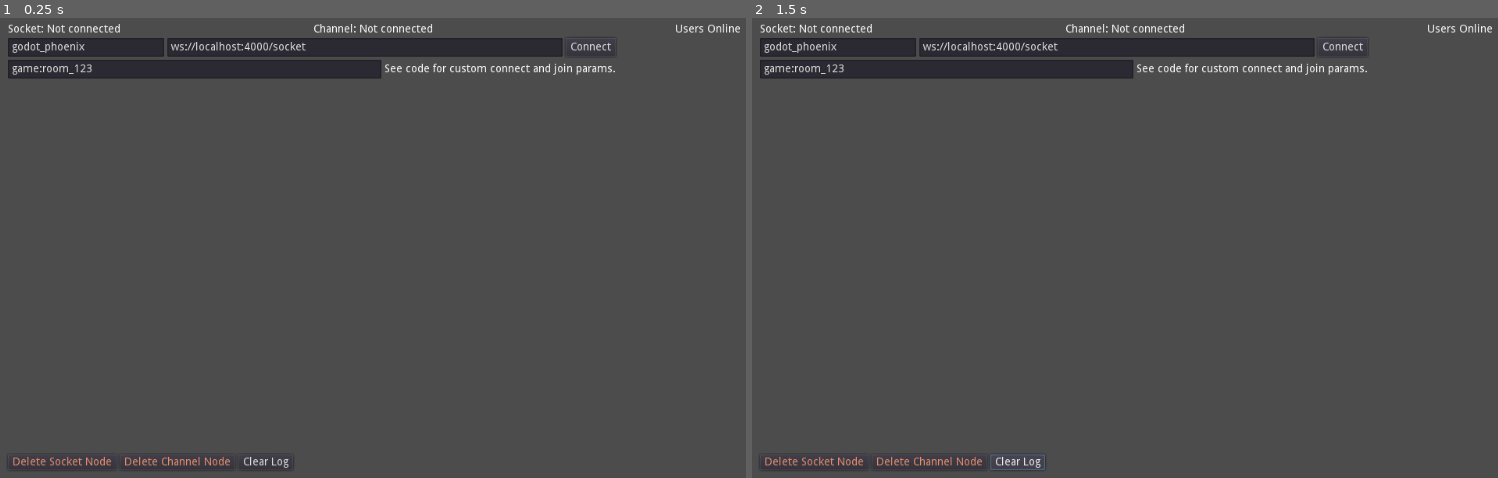
Above: before the commit, frames 1-2 (left to right).
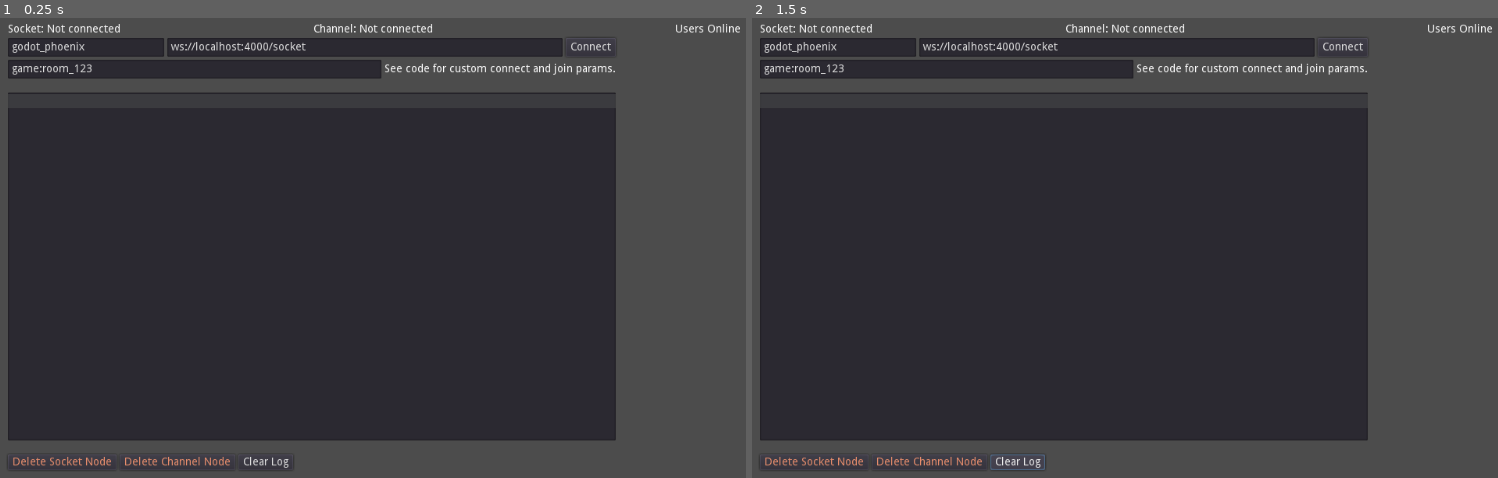
Above: after the commit, the same moments.

Repository: alfredbaudisch/GodotPhoenixChannels
Game: Godot game, scene res://Demo/Demo.tscn
Two runs of this game, one before a commit and one after it. Both use one fixed random seed, a clock stepped at 60 frames per second and the inputs below.
Inputs:
- Up to frame 1 (0.25 s): no input
- Up to frame 2 (1.5 s): click "Clear Log" at 0.5 s; click "Clear Log" at 1.25 s

The runs differ from the first frame. In frame 1, 59% of the frame differs, in the area x 1-83%, y 16-92%; in frame 2, 59%.

Commit message:
Better demo log, with a TextEdit #16

Diff:
--- a/Demo/Demo.gd
+++ b/Demo/Demo.gd
@@ -26,7 +26,7 @@
 	get_tree().connect("node_removed", self, "_on_node_removed")
 
 func _ready():
-	_log.clear()
+	_log.set_text("")
 	_presence_list.clear()
 	_set_socket_status("Not connected")
 	_set_channel_status("Not connected")
@@ -192,7 +192,8 @@
 
 func _log(message):
 	print(message)
-	_log.add_text(str(message) + "\n")
+	var time = OS.get_time()
+	_log.set_text(str(time.hour) + ":" + str(time.minute) + ":" + str(time.second) + ": " + str(message) + "\n" + _log.get_text())
 
 func _set_socket_status(status):
 	_socket_status.set_text("Socket: " + status)
@@ -231,4 +232,4 @@
 		presence = null
 
 func _on_ClearLog_pressed():
-	_log.clear()
+	_log.set_text("")
--- a/Demo/Demo.tscn
+++ b/Demo/Demo.tscn
@@ -102,7 +102,6 @@
 text = "See code for custom connect and join params."
 
 [node name="Push" type="HBoxContainer" parent="MainContainer/ControlRoom"]
-editor/display_folded = true
 margin_top = 88.0
 margin_right = 778.0
 margin_bottom = 196.0
@@ -158,11 +157,13 @@
 margin_bottom = 210.0
 rect_min_size = Vector2( 0, 10 )
 
-[node name="Log" type="RichTextLabel" parent="MainContainer/ControlRoom"]
+[node name="Log" type="TextEdit" parent="MainContainer/ControlRoom"]
 margin_top = 214.0
 margin_right = 778.0
 margin_bottom = 548.0
 size_flags_vertical = 3
+highlight_current_line = true
+wrap_enabled = true
 
 [node name="BottomSeparator" type="VSplitContainer" parent="MainContainer/ControlRoom"]
 margin_top = 552.0
